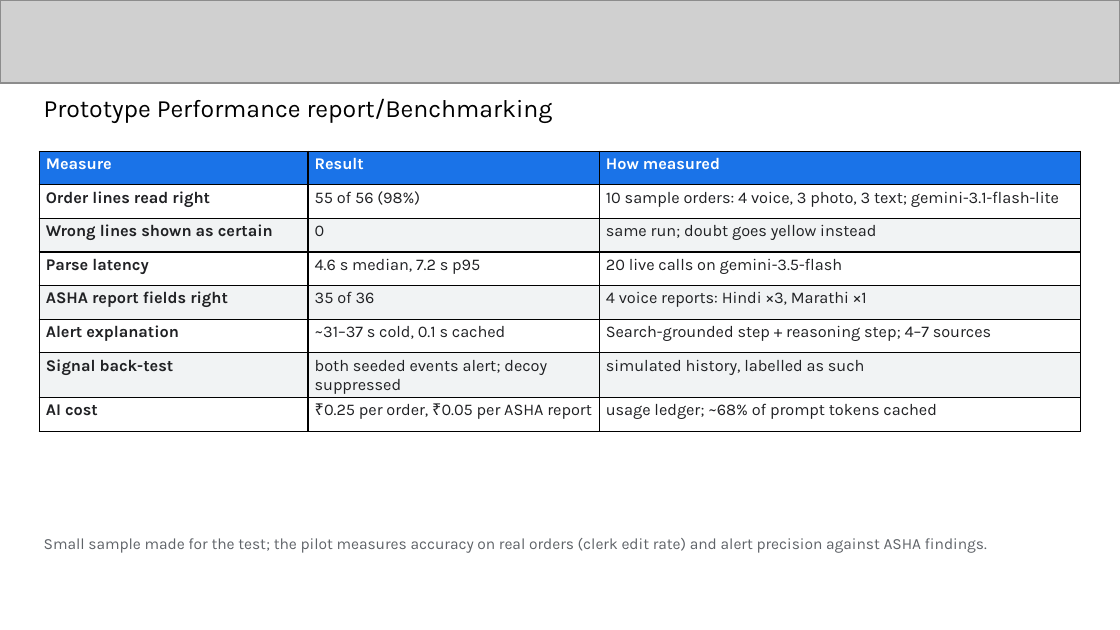
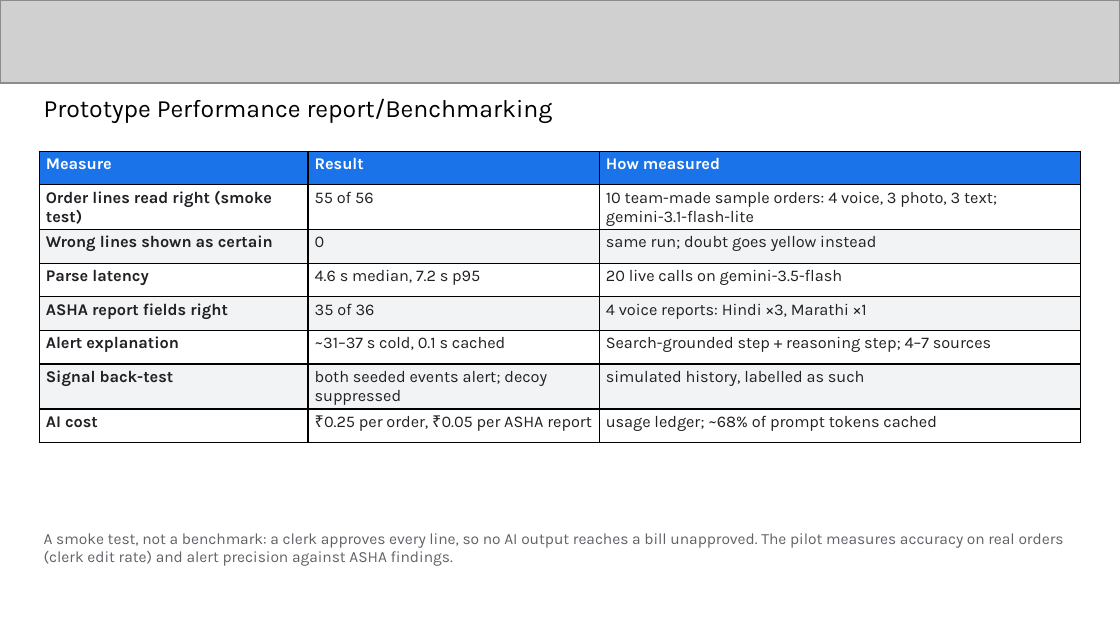
Before and after one commit to thebigsurf/firstsign-buildathon, a slide deck: slide 11 of docs/submission/FirstSign_Final_Submission.pptx. Drawn at 1120x630 pixels with LibreOffice and Linux fonts; fonts in the diff are those of the drawing; grey boxes stand for pictures. Boxes give left, top, right and bottom in pixels: in the first picture for what was removed or moved away, otherwise in the second. Text is boxed around its words. In the diff, an @@ line names an element or a change of style, - is before the commit and + after.

Commit message:
Decks: revenue split by product, smoke-test wording, sign-in and DPDP lines

```diff
--- a/docs/submission/FirstSign_Final_Submission.pptx
+++ b/docs/submission/FirstSign_Final_Submission.pptx
@@ table at box(39, 151, 1081, 435) @@
-row 2: Order lines read right | 55 of 56 (98%) | 10 sample orders: 4 voice, 3 photo, 3 text; gemini-3.1-flash-lite
+row 2: Order lines read right (smoke test) | 55 of 56 | 10 team-made sample orders: 4 voice, 3 photo, 3 text; gemini-3.1-flash-lite
@@ text at box(44, 533, 1064, 566): text changed @@
-Small sample made for the test; the pilot measures accuracy on real orders (clerk edit rate) and alert precision against ASHA findings.
+A smoke test, not a benchmark: a clerk approves every line, so no AI output reaches a bill unapproved. The pilot measures accuracy on real orders (clerk edit rate) and alert precision against ASHA findings.
```
Also in this commit, not shown: 3 other slides changed, 3 other files.
